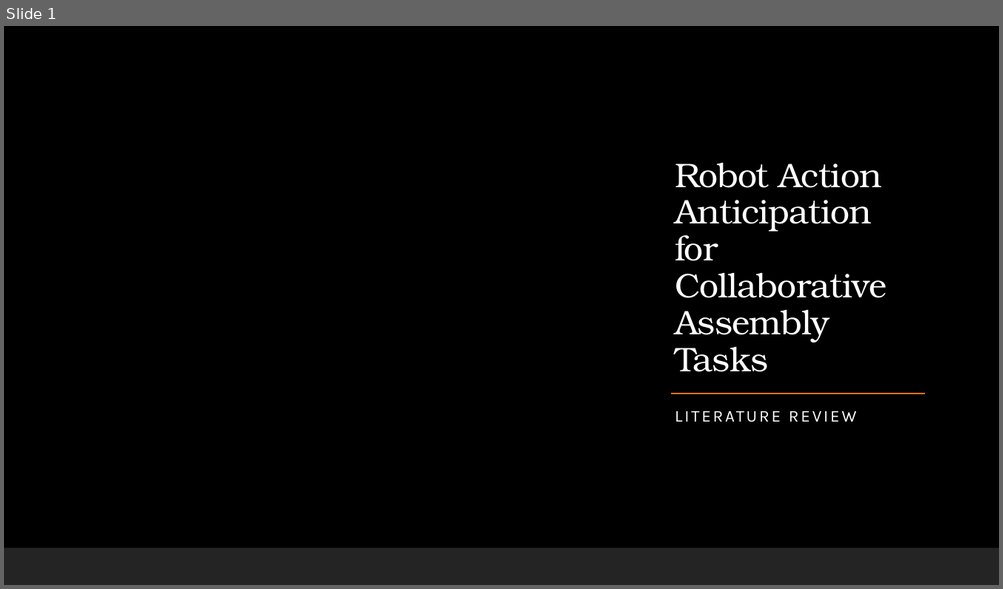
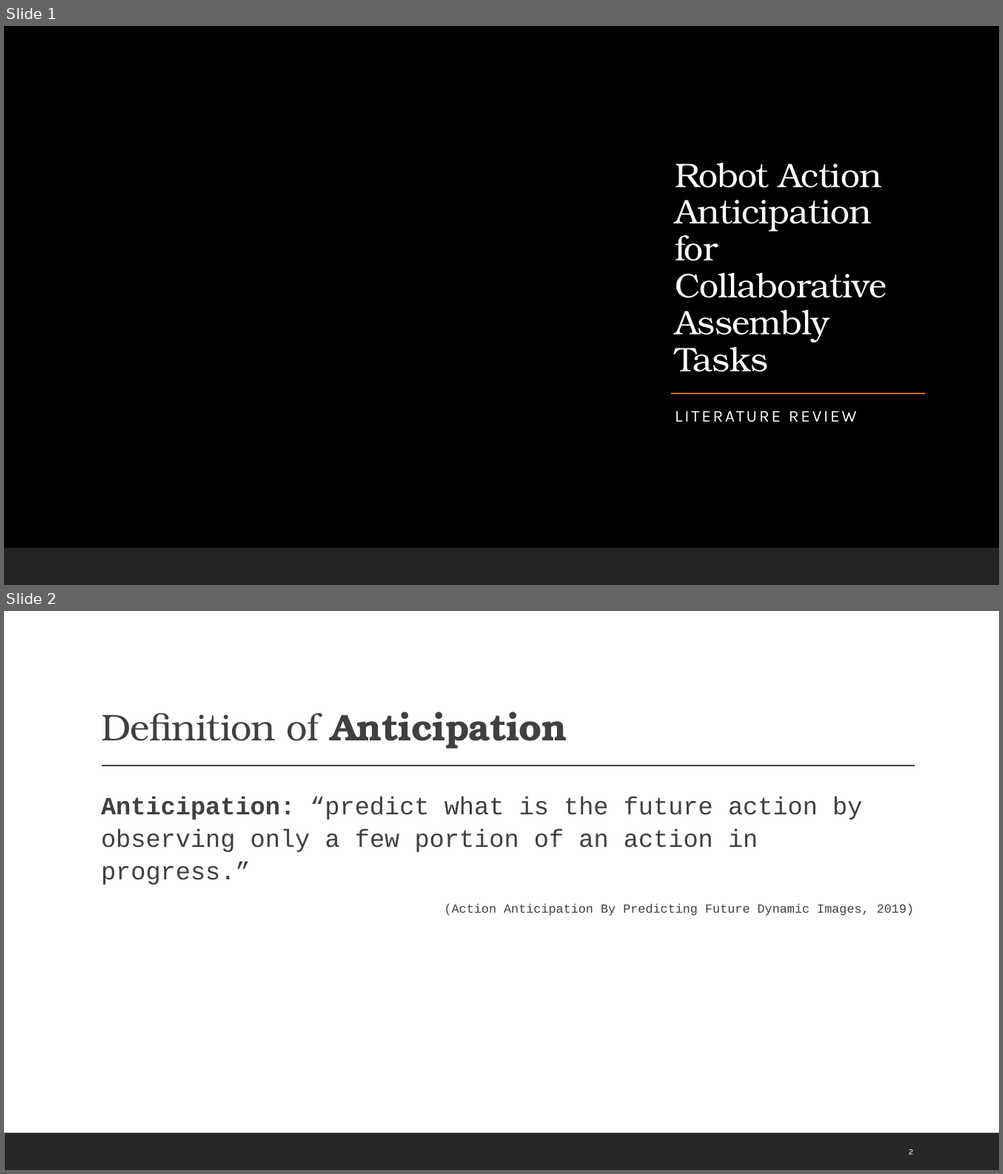
Before and after one commit to pedromiglou/MRSI_Thesis_Action_Anticipation, a slide deck: Robot Action Anticipation for Collaborative Assembly Tasks.pptx. Shown one above the other, each under a label of ours: slide 1 before the commit, slides 1 and 2 after it. The pictures are 1003x589 and 1003x1174 pixels, drawn with LibreOffice and Linux fonts; fonts in the diff are those of the drawing; background and template pictures are left out. Boxes give left, top, right and bottom in pixels: in the first picture for what was removed or moved away, otherwise in the second. Text is boxed around its words. In the diff, an @@ line names an element or a change of style, - is before the commit and + after.

```diff
--- a/Robot Action Anticipation for Collaborative Assembly Tasks.pptx
+++ b/Robot Action Anticipation for Collaborative Assembly Tasks.pptx
@@ slide 2 added at [4, 611, 999, 1170], background #FFFFFF; not listed: 1 template element that a slide beside it also shows @@
@@ title added at [101, 712, 567, 749], 36 pt, text #404040 @@
+Definition of Anticipation
@@ line added from (102, 766) to (915, 766), #404040 1 pt @@
@@ text added at [101, 796, 913, 916], 24 pt, text #404040 @@
+  Anticipation: “predict what is the future action by observing only a few portion of an action in progress.”
+(Action Anticipation By Predicting Future Dynamic Images, 2019)
@@ page number added at [908, 1150, 913, 1155], 8 pt, text #FFFFFF @@
+2
```
Also in this commit, not shown: 6 slides changed, 2 slides removed, 12 other files.
